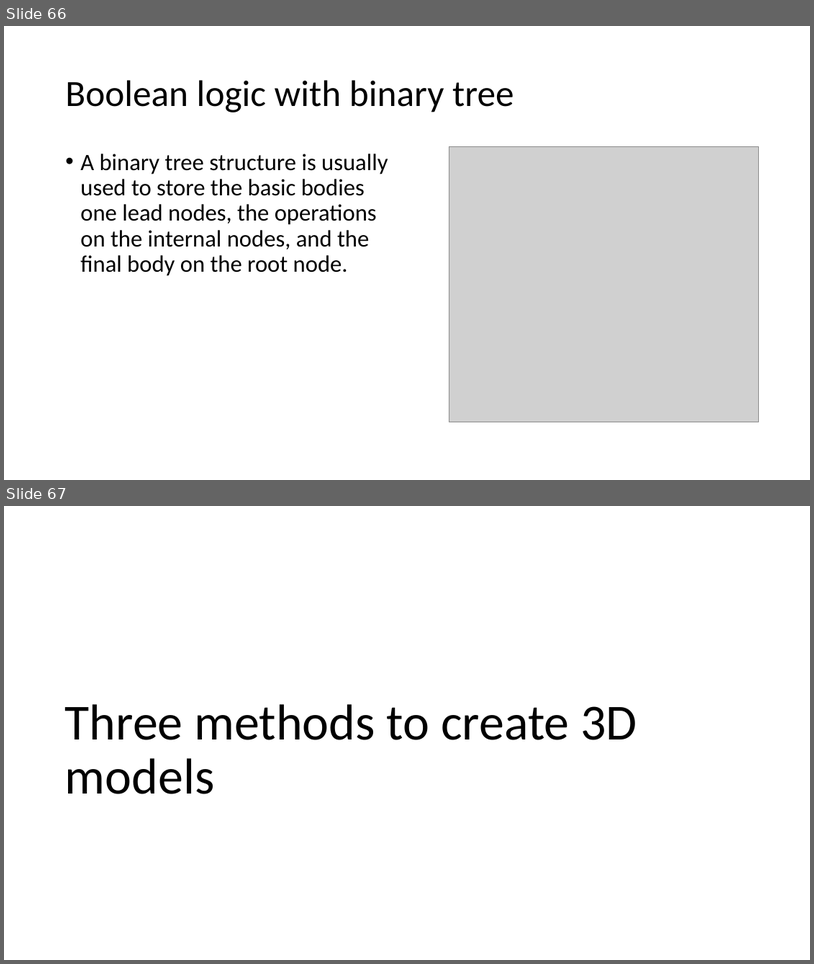
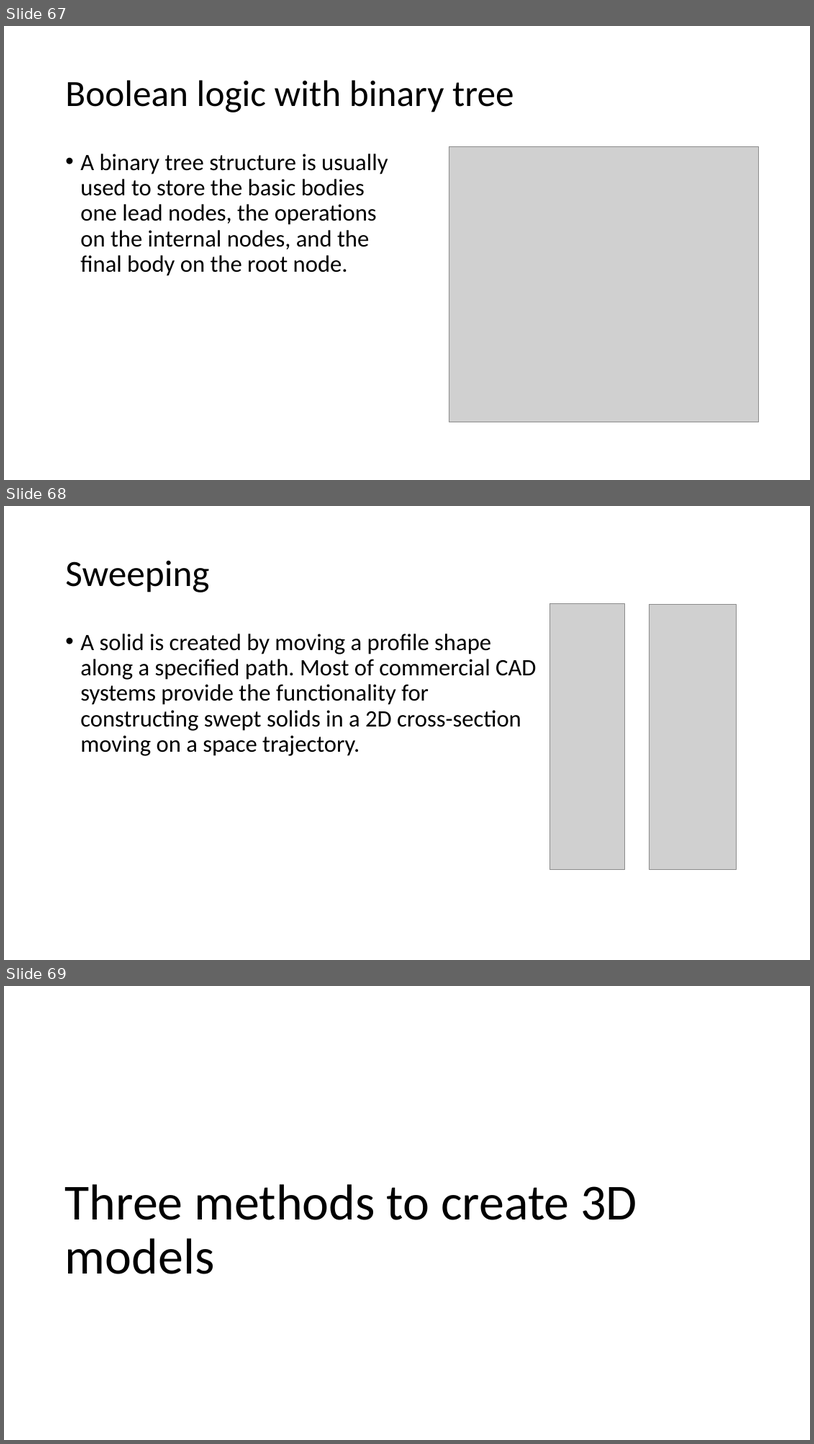
Before and after one commit to Jinny-Ching/cad_cam_course, a slide deck: CAD_CAM.pptx. Shown one above the other, each under a label of ours: slides 66 and 67 before the commit, slides 67, 68 and 69 after it. The pictures are 814x964 and 814x1444 pixels, drawn with LibreOffice and Linux fonts; fonts in the diff are those of the drawing; grey boxes stand for pictures. Boxes give left, top, right and bottom in pixels: in the first picture for what was removed or moved away, otherwise in the second. Text is boxed around its words. In the diff, an @@ line names an element or a change of style, - is before the commit and + after.

Commit message:
solid modelling end

```diff
--- a/CAD_CAM.pptx
+++ b/CAD_CAM.pptx
@@ slide 68 added at (4,506,810,960), background #FFFFFF @@
@@ title added at (65,560,209,592), 44 pt, text #000000 @@
+Sweeping
@@ picture added at (550,604,625,870) @@
@@ picture added at (650,604,736,869) @@
@@ text added at (80,633,536,756), 28 pt, text #000000 @@
+• A solid is created by moving a profile shape along a specified path. Most of commercial CAD systems provide the functionality for constructing swept solids in a 2D cross-section moving on a space trajectory.
@@ what was slide 66 is now slide 67 @@
@@ what was slide 67 is now slide 69 @@
```
Also in this commit, not shown: 3 slides changed, 3 other slides added, 2 slides removed.
